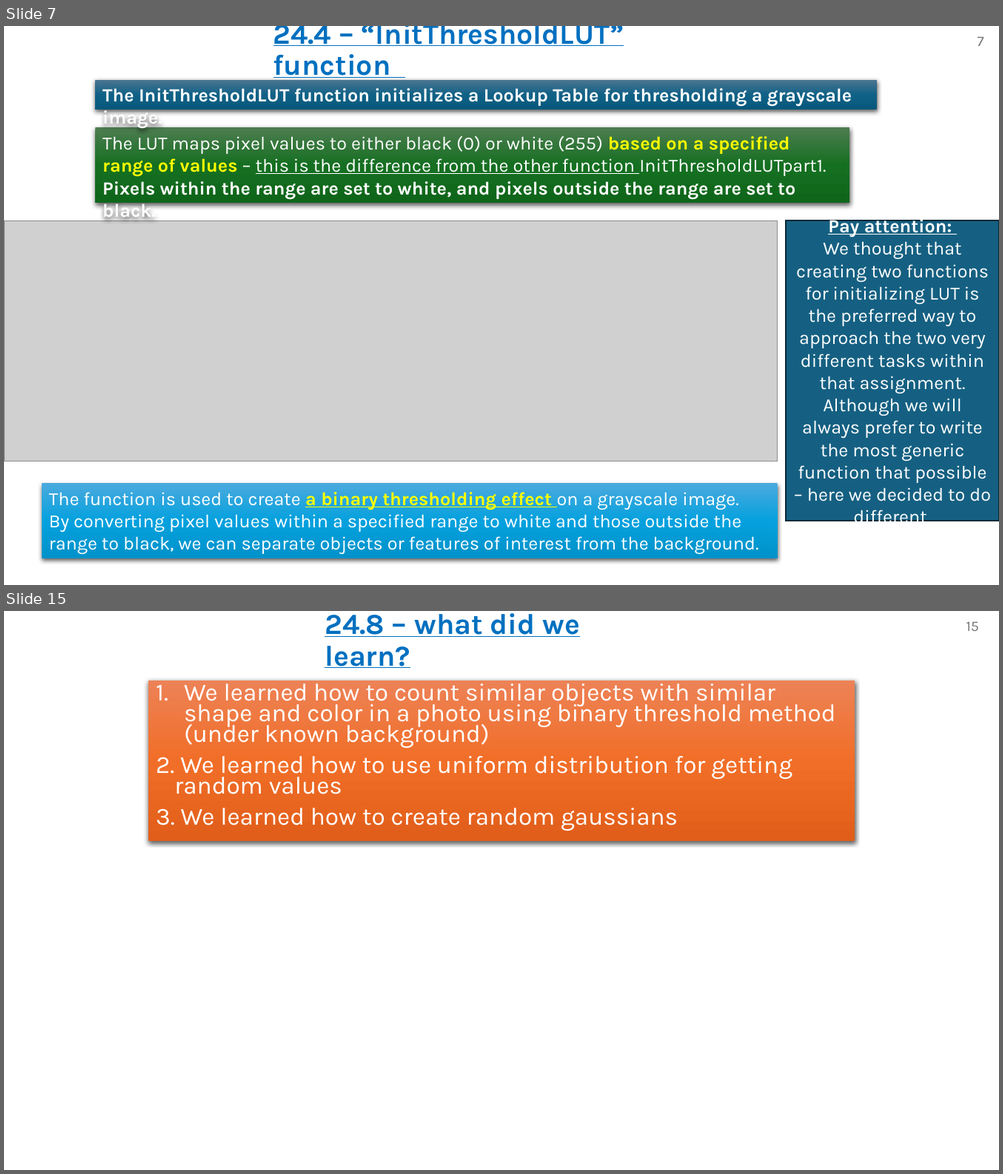
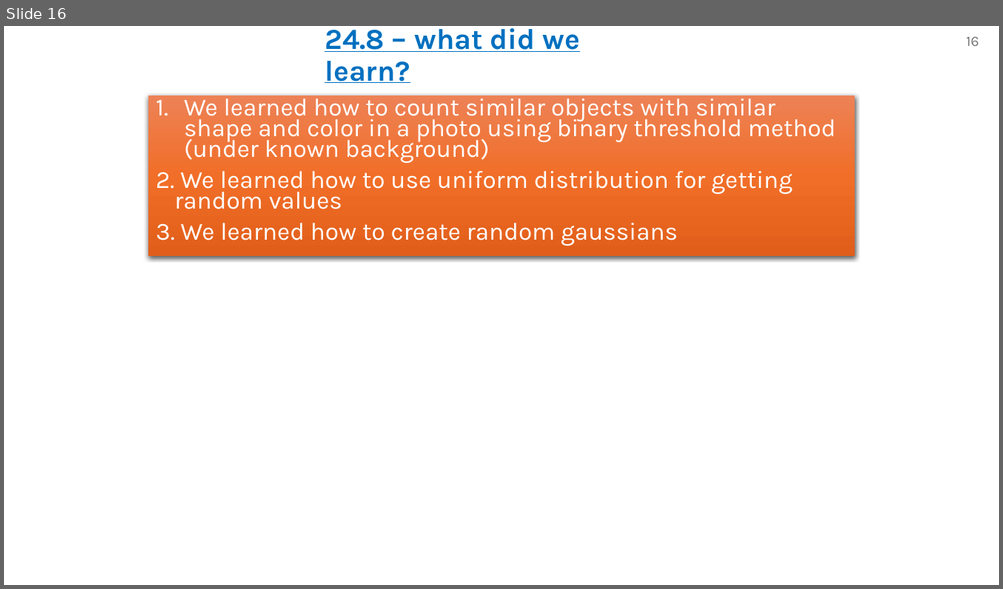
Before and after one commit to omripony/image-processing, a slide deck: labs/lab24- waiting for grade/version 1/1950-2210-7939-ImPr24-1.pptx. Shown one above the other, each under a label of ours: slides 7 and 15 before the commit, slide 16 after it; the slides between them are not shown. The pictures are 1003x1174 and 1003x589 pixels, drawn with LibreOffice and Linux fonts; fonts in the diff are those of the drawing; grey boxes stand for pictures. Boxes give left, top, right and bottom in pixels: in the first picture for what was removed or moved away, otherwise in the second. Text is boxed around its words. In the diff, an @@ line names an element or a change of style, - is before the commit and + after.

```diff
--- a/labs/lab24- waiting for grade/version 1/1950-2210-7939-ImPr24-1.pptx
+++ b/labs/lab24- waiting for grade/version 1/1950-2210-7939-ImPr24-1.pptx
@@ slide 7 removed at (4,26,999,585), background #FFFFFF @@
@@ text removed at (273,26,623,82) @@
-24.4 – “InitThresholdLUT” function
@@ page number removed at (977,36,984,46) @@
-7
@@ rectangle removed at (95,80,877,110) @@
-The InitThresholdLUT function initializes a Lookup Table for thresholding a grayscale image.
@@ rectangle removed at (95,127,849,203) @@
-The LUT maps pixel values to either black (0) or white (255) based on a specified range of values – this is the difference from the other function InitThresholdLUTpart1.
-Pixels within the range are set to white, and pixels outside the range are set to black.
@@ picture removed at (4,221,777,462) @@
@@ rectangle removed at (786,221,999,521) @@
-Pay attention:
-We thought that creating two functions for initializing LUT is the preferred way to approach the two very different tasks within that assignment.
-Although we will always prefer to write the most generic function that possible – here we decided to do different
@@ rectangle removed at (41,483,777,559) @@
-The function is used to create a binary thresholding effect on a grayscale image.
-By converting pixel values within a specified range to white and those outside the range to black, we can separate objects or features of interest from the background.
@@ what was slide 15 is now slide 16 @@
@@ page number at (966,36,979,46): text changed @@
-15
+16
```
Also in this commit, not shown: 10 slides changed, 3 slides added, 1 other slide removed, 31 other files.
